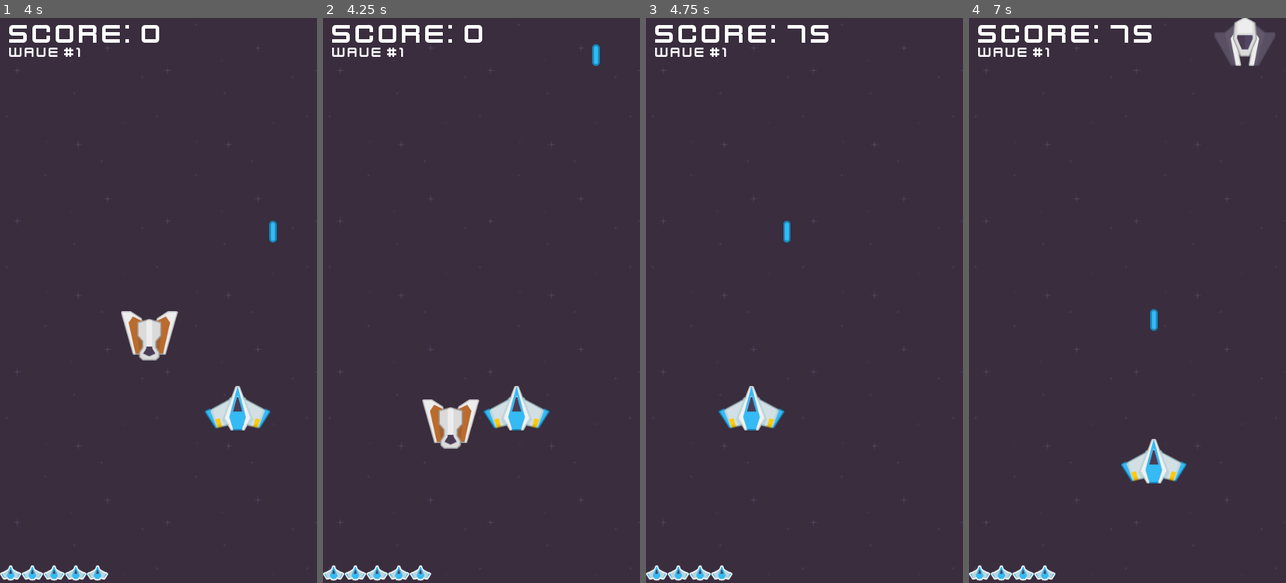
Above: before the commit, frames 1-4 (left to right).
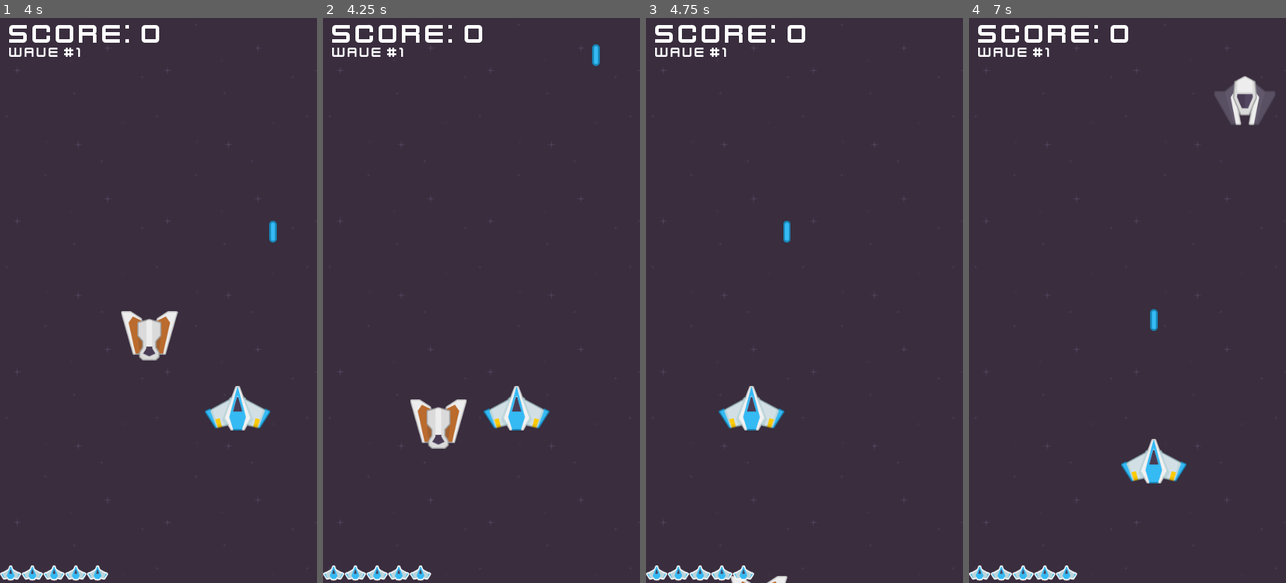
Above: after the commit, the same moments.

Repository: Etilem/StarShooter
Game: Godot game, scene res://scenes/world/World.tscn
The game is run twice, just before and just after one commit, with the same random seed, the same clock (stepped at 60 frames per second) and the same inputs.
Inputs:
- Up to frame 1 (4 s): tap Enter at 0.5 s; hold Right (ui_right) 0.53-1.28 s; tap Space (ui_select) at 0.77, 1.52, 2.75, 3.02, 3.77 s; hold Down (ui_down) 1.28-2.03 s; hold Right (ui_right) 2.03-2.78 s; hold Up (ui_up) 2.78-3.53 s; hold Left (ui_left) from 3.53 s (still down)
- Up to frame 2 (4.25 s): keep holding Left (ui_left)
- Up to frame 3 (4.75 s): keep holding Left (ui_left); tap Space (ui_select) at 4.52 s
- Up to frame 4 (7 s): release Left (ui_left) at 5.03 s; hold Down (ui_down) 5.03-5.78 s; hold Right (ui_right) 5.78-6.53 s; tap Space (ui_select) at 6.02, 6.77 s; hold Up (ui_up) from 6.53 s (still down)

Frame 1 is identical in both runs. In frame 2, 1.3% of the frame differs, in the area x 27-50%, y 67-77%; in frame 3, 0.4%; in frame 4, 2.2%, in the area x 27-97%, y 0-100%.

Commit message:
- minor adjustemments

Diff:
--- a/scenes/characters/BombingEnemy.gd
+++ b/scenes/characters/BombingEnemy.gd
@@ -12,4 +12,4 @@
 
 func _on_timeout() -> void:
 	emit_signal("spawn_laser", Laser, muzzle.global_position)
-	bomb_timer.wait_time = rand_range(.25, 1)
+	bomb_timer.wait_time = rand_range(1.0, 2.0)
--- a/scenes/characters/BombingEnemy.tscn
+++ b/scenes/characters/BombingEnemy.tscn
@@ -6,9 +6,9 @@
 
 [node name="BombingEnemy" instance=ExtResource( 1 )]
 script = ExtResource( 3 )
-value = 50
+value = 75
 hp = 3
-speed = 200
+speed = 100
 direction = 1
 
 [node name="Sprite" parent="." index="0"]
--- a/scenes/characters/DivingEnemy.tscn
+++ b/scenes/characters/DivingEnemy.tscn
@@ -4,7 +4,7 @@
 [ext_resource path="res://assets/enemy-red.png" type="Texture" id=2]
 
 [node name="DivingEnemy" instance=ExtResource( 1 )]
-value = 75
+value = 50
 hp = 1
 speed = 600
 direction = 1
--- a/scenes/characters/Enemy.gd
+++ b/scenes/characters/Enemy.gd
@@ -16,7 +16,7 @@
 func _ready() -> void:
 	if connect("area_entered", self, "_on_area_entered"):
 		print("BUG: function 'connect' failed")
-	slide_timer.wait_time = rand_range(.25, 1)
+	slide_timer.wait_time = rand_range(.25, 1.5)
 
 func _physics_process(delta: float) -> void:
 	global_position.y += direction * speed * delta
--- a/scenes/characters/SlowingEnemy.tscn
+++ b/scenes/characters/SlowingEnemy.tscn
@@ -9,8 +9,8 @@
 
 [node name="SlowingEnemy" instance=ExtResource( 1 )]
 value = 25
-hp = 5
-speed = 100
+hp = 2
+speed = 200
 direction = 1
 
 [node name="Sprite" parent="." index="0"]
--- a/scenes/world/World.gd
+++ b/scenes/world/World.gd
@@ -46,7 +46,7 @@
 		randomize()
 		waves_num += 1
 		anim.play("flash")
-		spawn_timer.wait_time = rand_range(2.0/float(waves_num), 2.0)
+		spawn_timer.wait_time = rand_range(3.0/log(waves_num), 3.0)
 		waves.text = "wave #" + str(waves_num)
 
 func _on_spawn_laser(scene, location) -> void:
